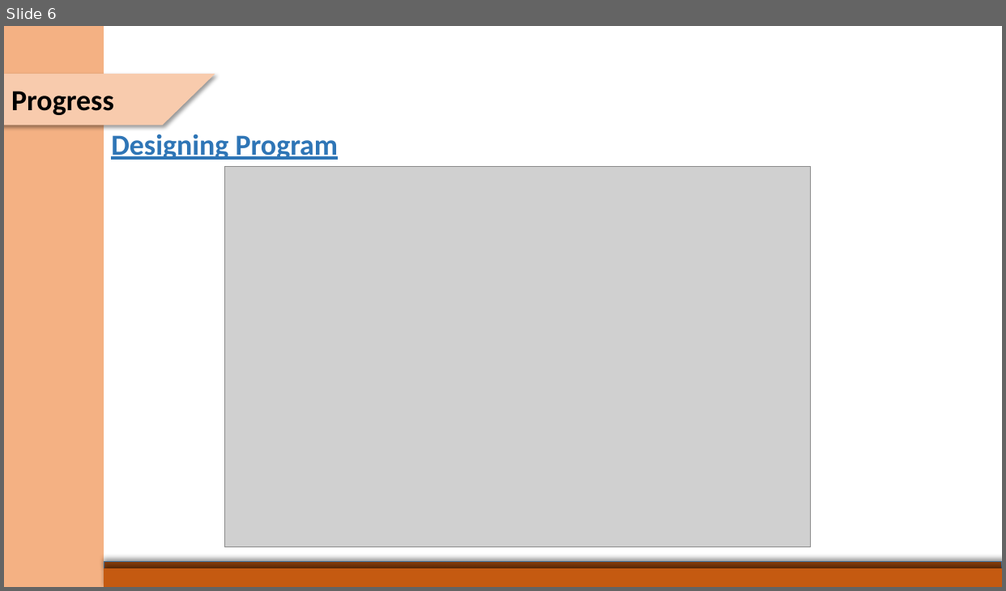
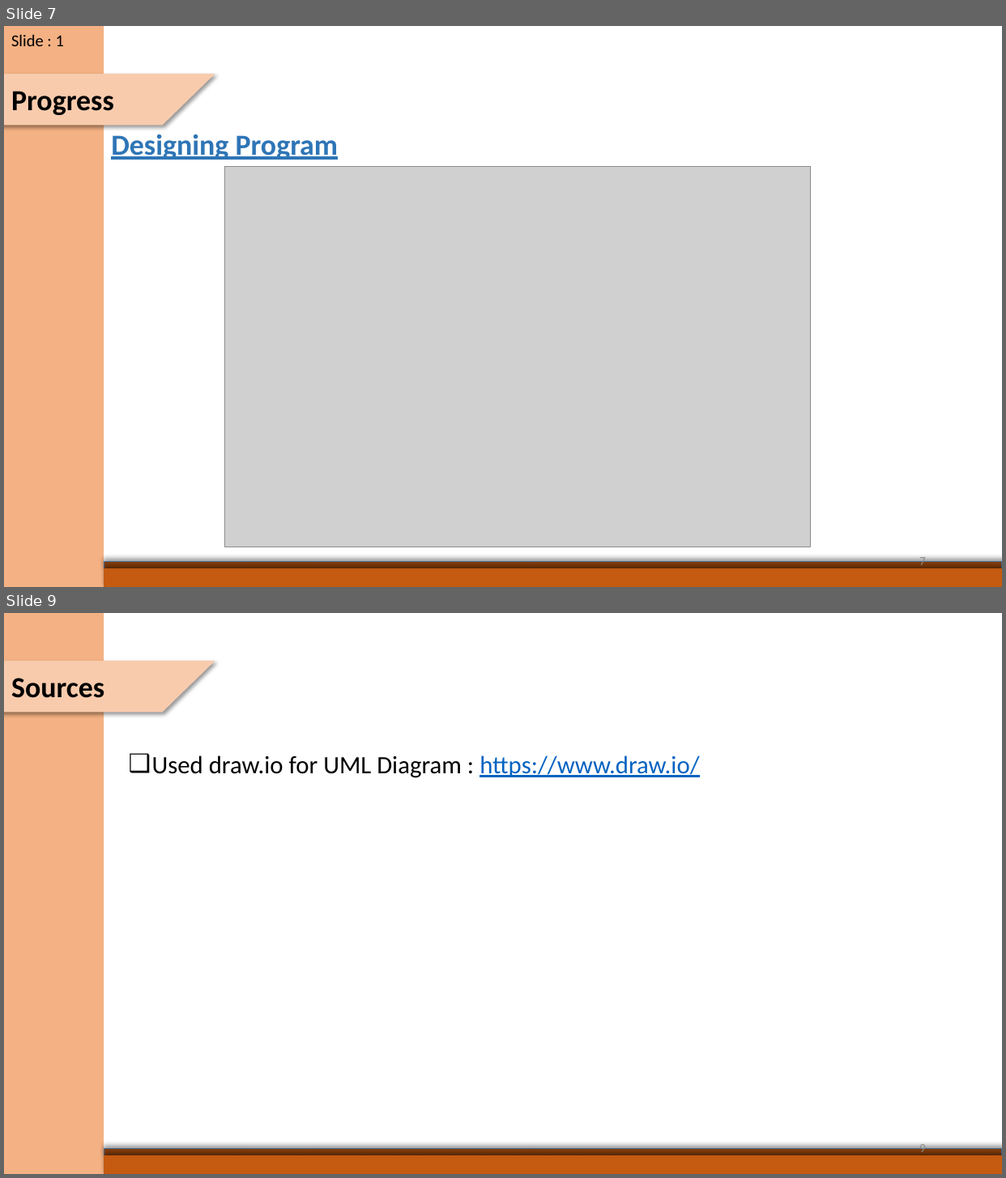
Before and after one commit to SaadDroid/AntiPlagiarism, a slide deck: MidPresentation1122.pptx. Shown one above the other, each under a label of ours: slide 6 before the commit, slides 7 and 9 after it; the slides between them are not shown. The pictures are 1006x591 and 1006x1178 pixels, drawn with LibreOffice and Linux fonts; fonts in the diff are those of the drawing; grey boxes stand for pictures. Boxes give left, top, right and bottom in pixels: in the first picture for what was removed or moved away, otherwise in the second. Text is boxed around its words. In the diff, an @@ line names an element or a change of style, - is before the commit and + after.

```diff
--- a/MidPresentation1122.pptx
+++ b/MidPresentation1122.pptx
@@ slide 9 added at <box>4,613,1002,1174</box>, background #FFFFFF @@
@@ rectangle added at <box>4,613,104,1174</box>, fill #F4B183 @@
@@ flow chart input output added at <box>4,661,215,713</box>, fill #F8CBAD @@
@@ text added at <box>11,678,104,698</box>, 28 pt, text #000000, bold @@
+Sources
@@ text added at <box>152,756,699,778</box>, 24 pt, text #000000 @@
+❑ Used draw.io for UML Diagram : https://www.draw.io/
@@ page number added at <box>919,1142,926,1157</box>, 12 pt, text #8C8C8C @@
+9
@@ rectangle added at <box>104,1149,1002,1157</box>, fill #843C0B, outline #43739E 1 pt @@
@@ rectangle added at <box>104,1156,1002,1174</box>, fill #C55A11 @@
@@ what was slide 6 is now slide 7 @@
@@ slide 7 changed as well @@
@@ text added at <box>11,34,64,46</box>, 16 pt, text #000000 @@
+Slide : 1
@@ page number added at <box>919,555,926,570</box>, 12 pt, text #8C8C8C @@
+7
```
Also in this commit, not shown: 8 other slides changed, 2 other slides added, 3 slides removed.
